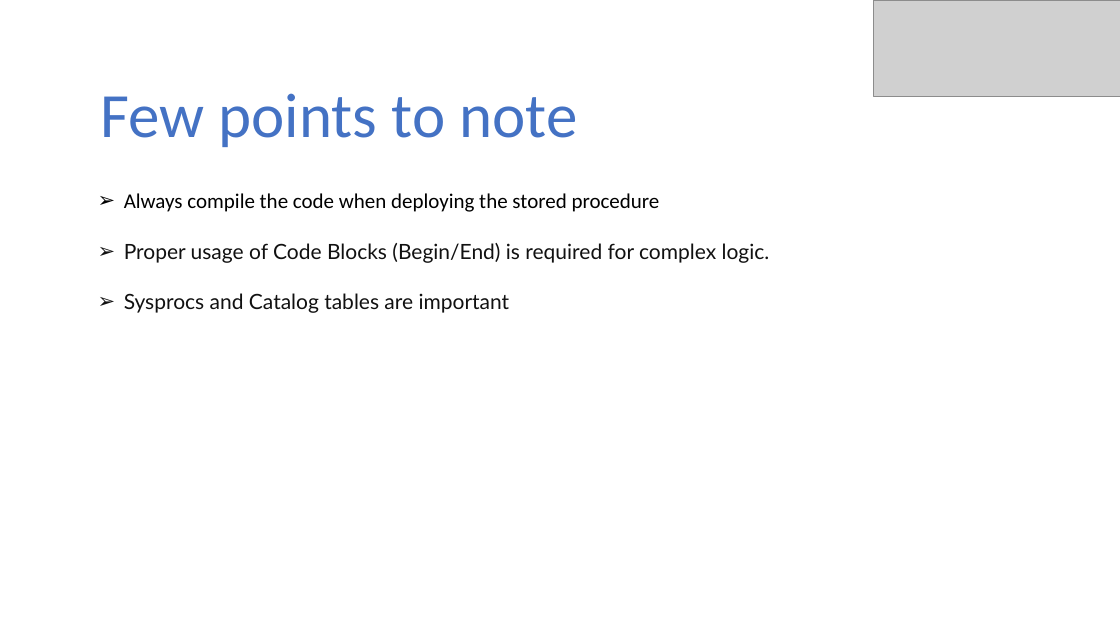
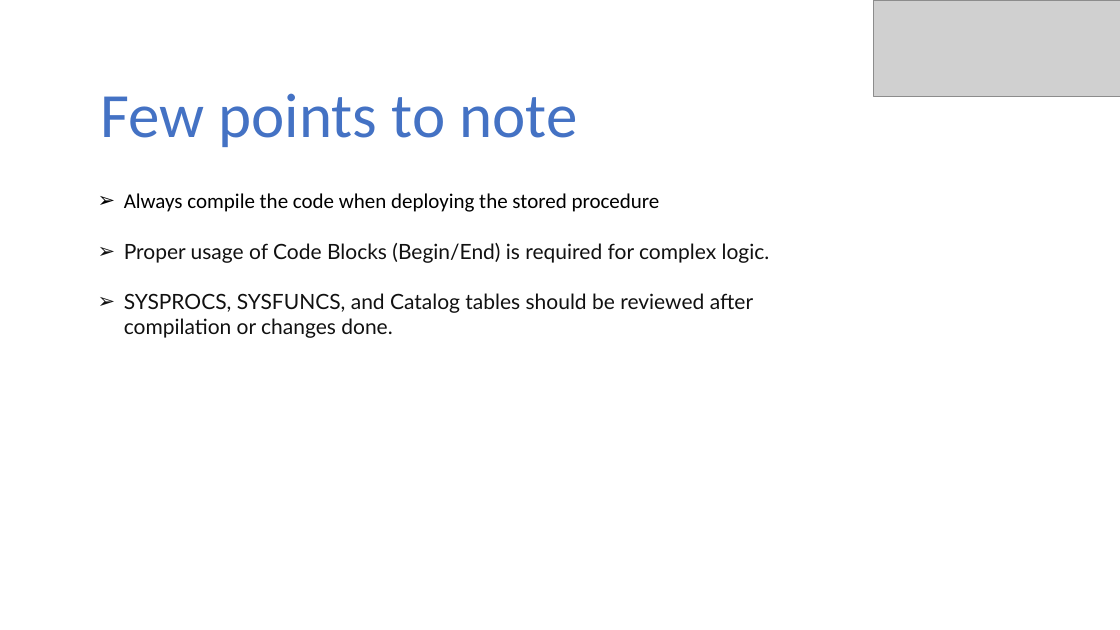
Before and after one commit to ravisankar-PIO/SQL-SP-LnL, a slide deck: slide 23 of IBMi Lunch and Learn Series 2024 - Enhancing Performance with SQL Stored Procedures & UDF.pptx. Drawn at 1120x630 pixels with LibreOffice and Linux fonts; fonts in the diff are those of the drawing; grey boxes stand for pictures. Boxes give left, top, right and bottom in pixels: in the first picture for what was removed or moved away, otherwise in the second. Text is boxed around its words. In the diff, an @@ line names an element or a change of style, - is before the commit and + after.

Commit message:
updated ppt

```diff
--- a/IBMi Lunch and Learn Series 2024 - Enhancing Performance with SQL Stored Procedures & UDF.pptx
+++ b/IBMi Lunch and Learn Series 2024 - Enhancing Performance with SQL Stored Procedures & UDF.pptx
@@ text at [124,293,753,338]: text changed @@
-➢ Sysprocs and Catalog tables are important
+➢ SYSPROCS, SYSFUNCS, and Catalog tables should be reviewed after compilation or changes done.
```
Also in this commit, not shown: 7 other slides changed, 2 other files.
